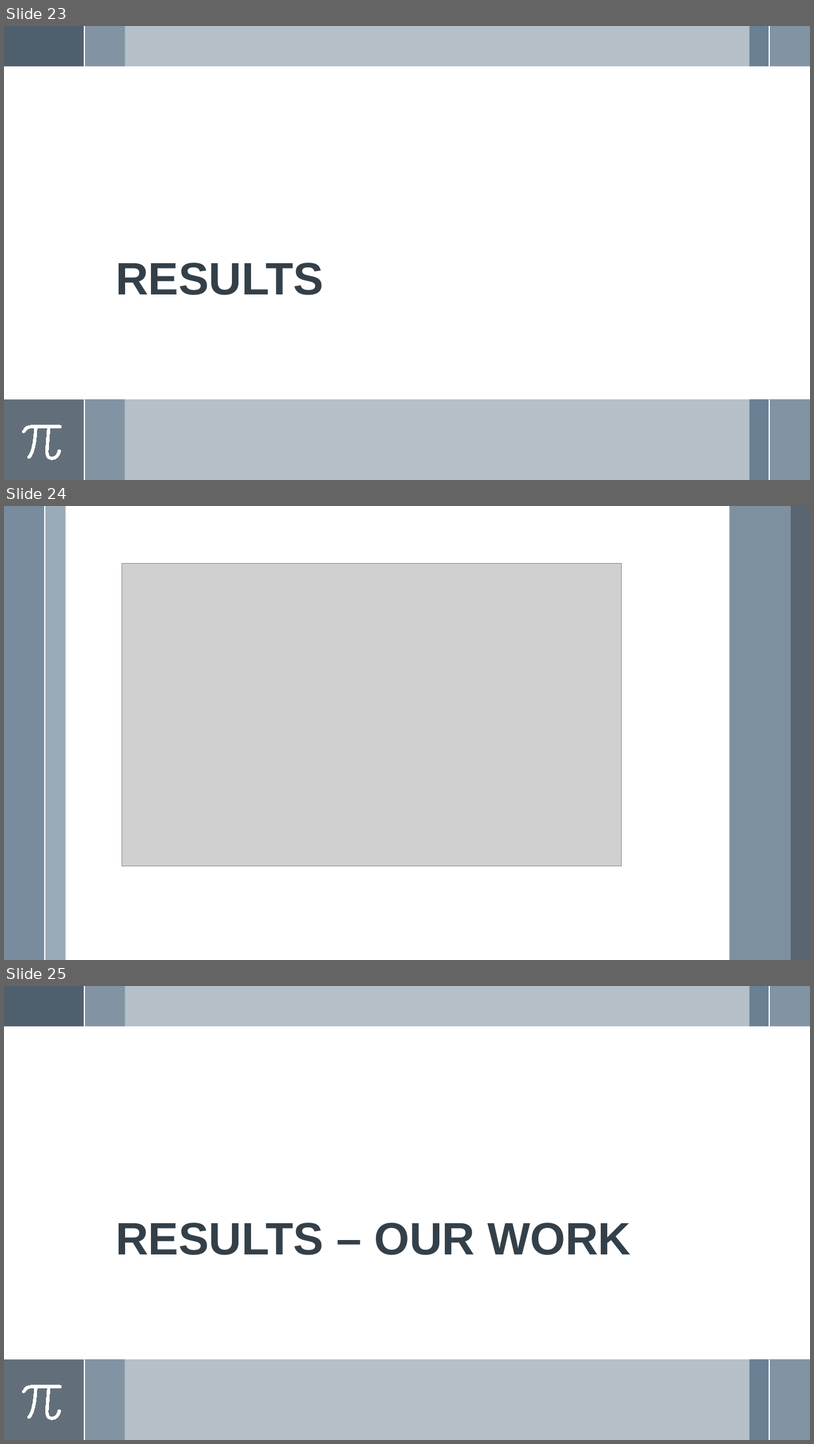
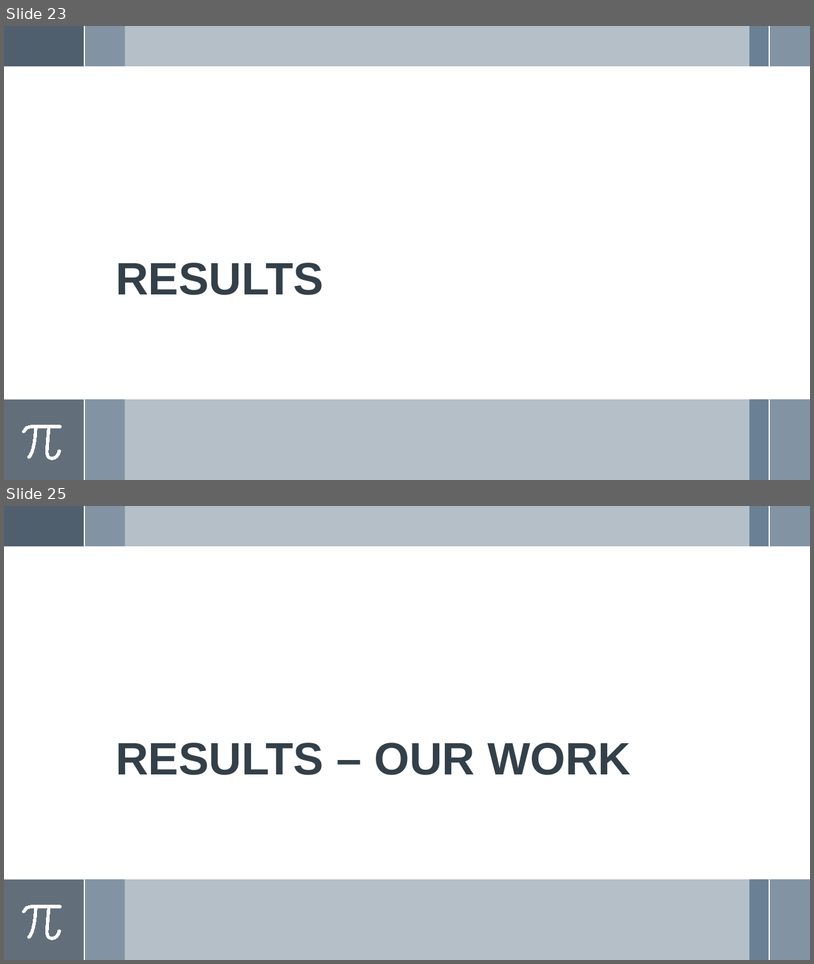
Before and after one commit to abhi-1999/course-work_projects-IISc, a slide deck: Reinforcement Learning_E1-277/Presentation.pptx. Shown one above the other, each under a label of ours: slides 23, 24 and 25 before the commit, slides 23 and 25 after it; the slides between them are not shown. The pictures are 814x1444 and 814x964 pixels, drawn with LibreOffice and Linux fonts; fonts in the diff are those of the drawing; grey boxes stand for pictures. Boxes give left, top, right and bottom in pixels: in the first picture for what was removed or moved away, otherwise in the second. Text is boxed around its words. In the diff, an @@ line names an element or a change of style, - is before the commit and + after.

```diff
--- a/Reinforcement Learning_E1-277/Presentation.pptx
+++ b/Reinforcement Learning_E1-277/Presentation.pptx
@@ slide 24 removed at [4,506,810,960], background #FFFFFF @@
@@ rectangle removed at [4,506,45,960] @@
@@ line removed from (45, 506) to (45, 960) @@
@@ rectangle removed at [45,506,65,960] @@
@@ rectangle removed at [730,506,791,960] @@
@@ rectangle removed at [791,506,810,960] @@
@@ picture removed at [122,563,621,865] @@
```
Also in this commit, not shown: 4 slides changed, 4 slides added, 3 other slides removed.
